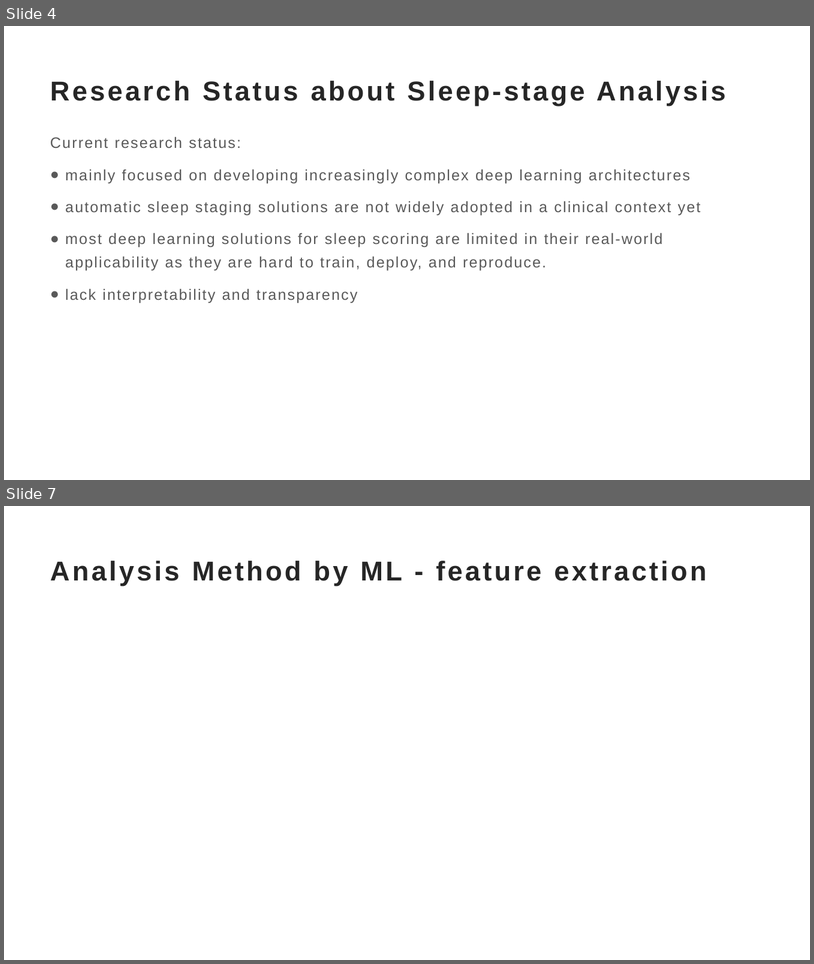
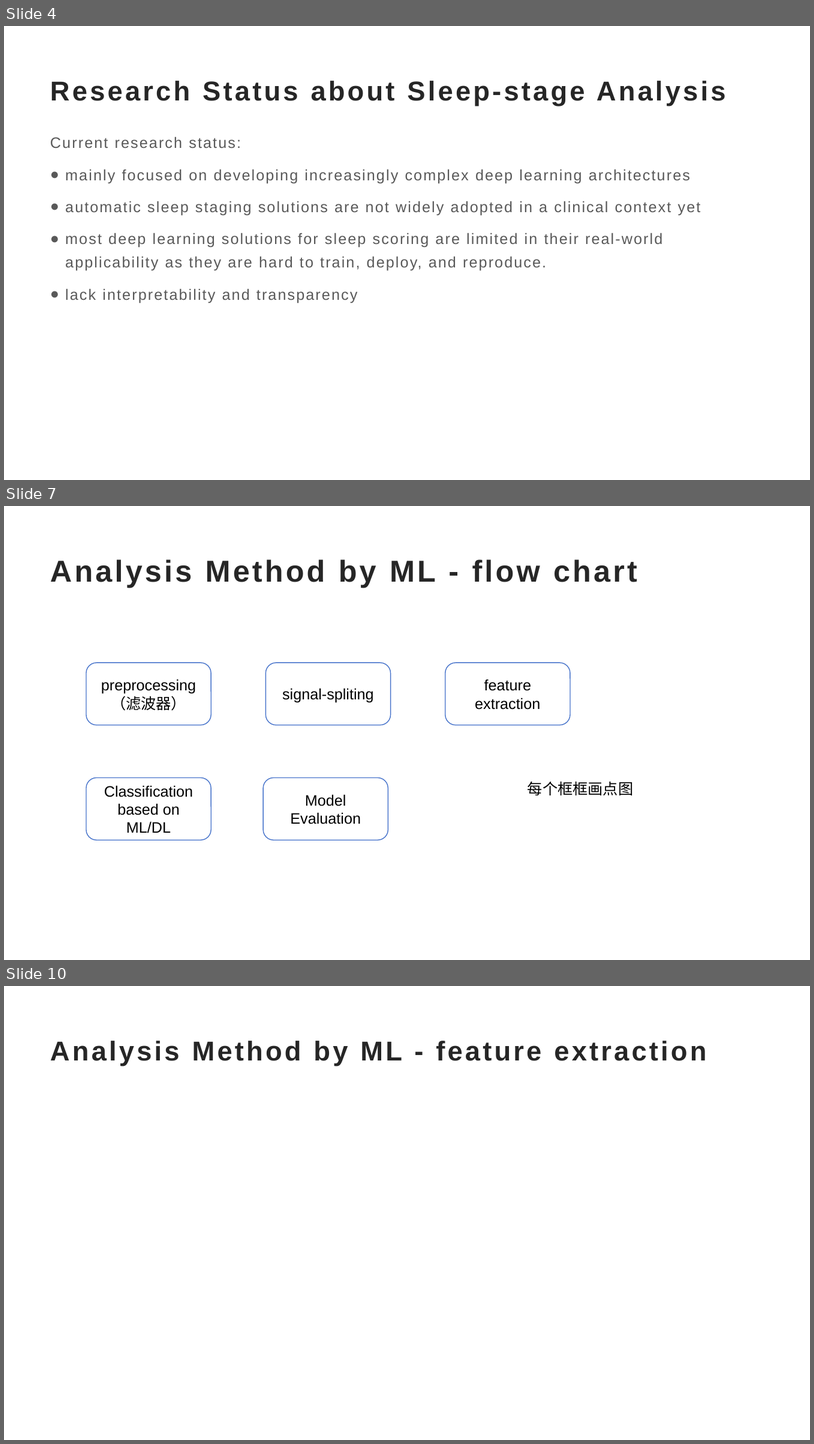
Before and after one commit to TonyHGF/EEG-Sleep-Staging, a slide deck: pre/slides.pptx. Shown one above the other, each under a label of ours: slides 4 and 7 before the commit, slides 4, 7 and 10 after it; the slides between them are not shown. The pictures are 814x964 and 814x1444 pixels, drawn with LibreOffice and Linux fonts; fonts in the diff are those of the drawing. Boxes give left, top, right and bottom in pixels: in the first picture for what was removed or moved away, otherwise in the second. Text is boxed around its words. In the diff, an @@ line names an element or a change of style, - is before the commit and + after.

```diff
--- a/pre/slides.pptx
+++ b/pre/slides.pptx
@@ slide 7 added at (4,506,810,960), background #FFFFFF @@
@@ title added at (50,559,638,588), 36 pt, text #262626, bold @@
+Analysis Method by ML - flow chart
@@ rounded rectangle added at (86,663,212,725), outline #4874CB 1 pt, 18 pt, text #000000 @@
+preprocessing（滤波器）
@@ rounded rectangle added at (266,663,391,725), outline #4874CB 1 pt, 18 pt, text #000000 @@
+signal-spliting
@@ rounded rectangle added at (446,663,571,725), outline #4874CB 1 pt, 18 pt, text #000000 @@
+feature extraction
@@ rounded rectangle added at (86,778,212,840), outline #4874CB 1 pt, 18 pt, text #000000 @@
+Classification based on ML/DL
@@ rounded rectangle added at (264,778,389,840), outline #4874CB 1 pt, 18 pt, text #000000 @@
+Model Evaluation
@@ text added at (528,781,633,795), 18 pt, text #000000 @@
+每个框框画点图
@@ what was slide 7 is now slide 10 @@
```
Also in this commit, not shown: 5 slides changed, 2 other slides added, 16 other files.
